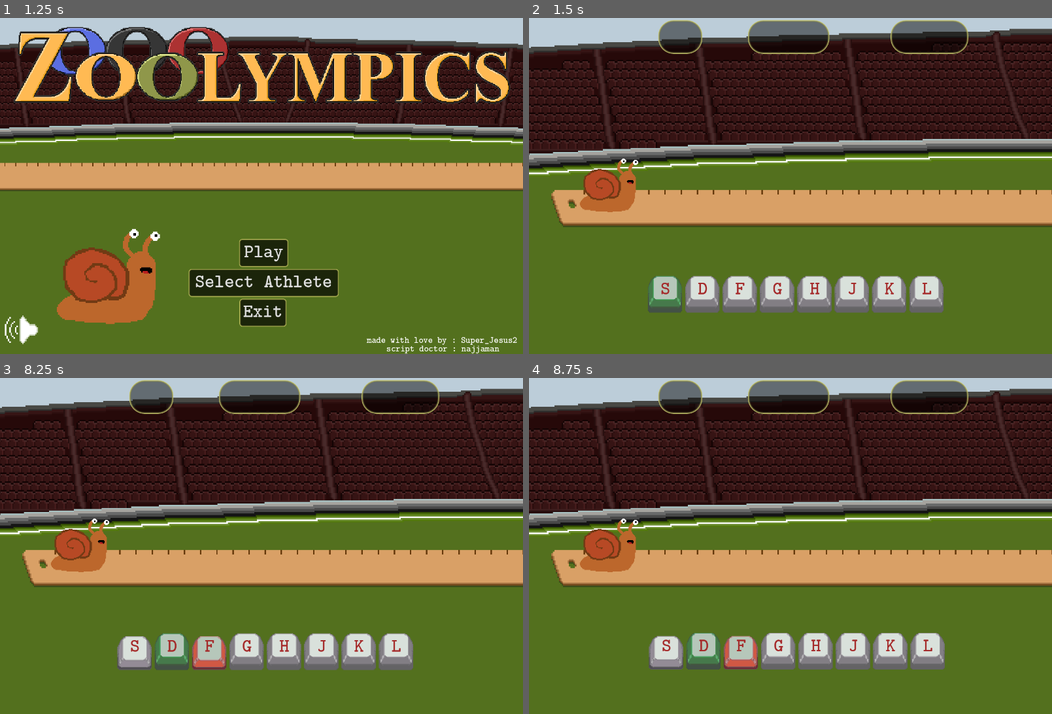
Above: before the commit, frames 1-4 (two rows, left to right).
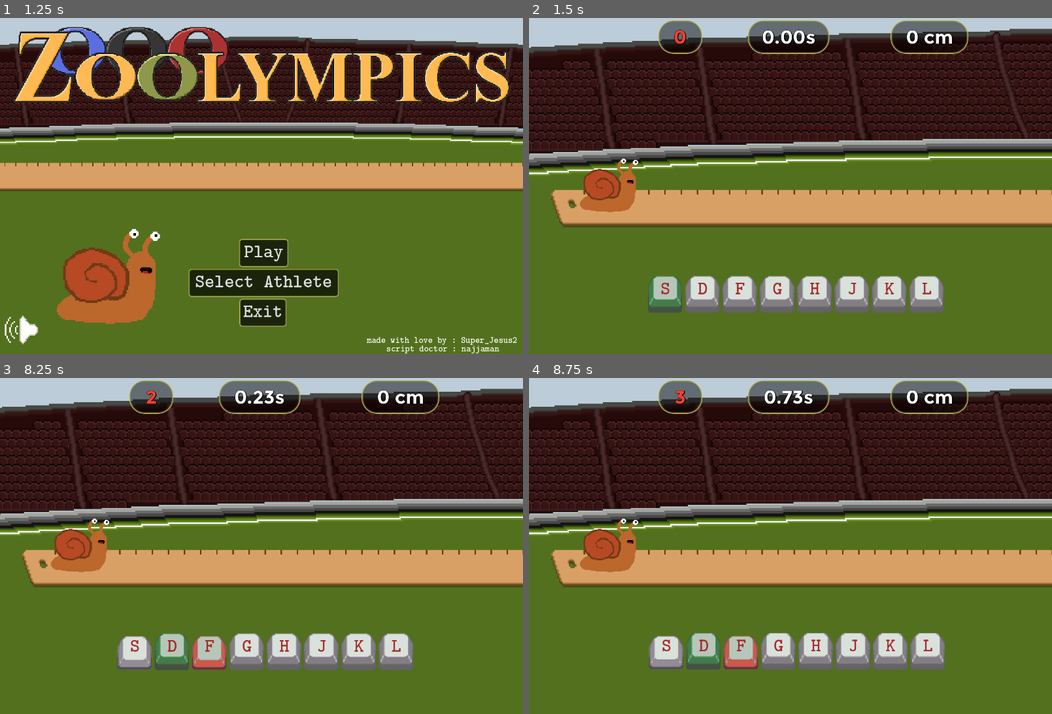
Above: after the commit, the same moments.

Repository: Superjesus2/snailrail
Game: Godot game, scene res://root.tscn
Same seed, same stepped clock (60 frames per second), same inputs: the game is played once before the commit and once after it.
Inputs (mouse positions are in pixels of both pictures, inside the frame that each line leads up to):
- Up to frame 1 (1.25 s): tap Enter at 0.5 s; move the mouse to (376, 169) at 0.52 s; hold D from 0.53 s (still down); tap E at 0.6 s
- Up to frame 2 (1.5 s): release D at 1.25 s; click "Play" at 1.25 s
- Up to frame 3 (8.25 s): click (135, 653) at 2 s; click (172, 653) at 2.75 s; click (209, 653) at 3.5 s; click (245, 653) at 4.25 s; click (287, 653) at 5 s; click (324, 653) at 5.75 s; click (360, 653) at 6.5 s; click (397, 653) at 7.25 s; tap Space at 8 s; move the mouse to (156, 562) at 8.02 s; hold S from 8.03 s (still down); tap F at 8.1 s
- Up to frame 4 (8.75 s): keep holding S; tap E at 8.3 s

Frame 1 is identical in both runs. In frame 2, 0.5% of the frame differs, in the area x 27-81%, y 3-8%; in frame 3, 0.4%; in frame 4, 0.4%.
Error before the commit: Invalid access to property or key 'visible' on a base object of type 'null instance'. (res://game.gd:99)

Commit message:
leaderboard updating
http requests are done

Diff:
--- a/godot/game.gd
+++ b/godot/game.gd
@@ -1,6 +1,4 @@
 extends Node
-
-@onready var namer_scn = preload("res://scores_name.tscn")
 
 var elapsed_time = 0
 var the_timer = 0
@@ -95,10 +93,6 @@
 		# IL FAUT QUE LES SPAWNERS EXISTENT pour le composant 'TextureButton+LABEL'
 
 func _process(_delta):
-
-	if $HUD/scores_name.visible == true :
-		%back_button.visible = false
-		%retry_button.visible = false
 
 	if has_started :
 	# L'escargot bouge :
@@ -195,11 +189,11 @@
 			the_timer = 60
 		globals.time = snapped(the_timer, 0.01)
 		%chrono_timer.text = "%.2f" % globals.time + 's'
-		%keyboard_keys.visible = false
-		%keyboard_labels.visible = false
 		scores()
 		%back_button.visible = true
 		%retry_button.visible = true
+		%keyboard_keys.visible = false
+		%keyboard_labels.visible = false
 	game_over = true
 
 func animate():
@@ -209,15 +203,14 @@
 	$player.texture = load(player_sprite[animator])
 
 func scores():
-	var namer = namer_scn.instantiate()
-	$HUD.add_child(namer)
-	globals.high_scores.append([globals.players[globals.player_selected],\
-								globals.time,\
-								globals.distance,\
-								globals.errors,\
-								globals.player_name])
-	globals.times_played += 1
-	Leaderboards.add_data()
+		globals.high_scores.append([globals.players[globals.player_selected],\
+									globals.time,\
+									globals.distance,\
+									globals.errors,\
+									globals.player_name])
+		globals.times_played += 1
+
+		Leaderboards.add_data()
 
 func validate_input(expect_key, _event):
 	expect_key.clear()
--- a/godot/globals.gd
+++ b/godot/globals.gd
@@ -1,17 +1,4 @@
 extends Node
-
-#func _ready():
-#
-#	SilentWolf.configure({
-#	"api_key": "Uabbdc8gUK1QkKJ3AkWcg4LQYghpJ8gm3lIc771n",
-#	"game_id": "Zoolympics",
-#	"log_level": 1
-#	})
-#
-#	SilentWolf.configure_scores({
-#	"open_scene_on_close": "res://scenes/MainPage.tscn"
-#	})
-
 
 var just_started = true
 var player_selected = 0
--- a/godot/leaderboards.gd
+++ b/godot/leaderboards.gd
@@ -1,24 +1,20 @@
 extends Node2D
-
-var animal_id
-var time
-var distance
-var errors
-var player_name
-
 #func _input(event):
 #	if event is InputEventKey :
-#		get_data()
+#		if event.is_pressed() and not event.is_echo():
+#			get_data()
 
+signal completed
+var my_data = {}
 var client = HTTPClient.new()
 const url_submit = 'https://docs.google.com/forms/u/0/d/e/1FAIpQLScaqMBte_LD9kXVQPi6g6JtzU_Oy-K6v5QwfYxdA_FnsT5kaw/formResponse'
 const url_data = 'https://opensheet.elk.sh/1jzWyBM9m7NbcvpASi96WRwRs93hznjuAJWtORVAtu9A/1'
 const headers = ['Content-Type: application/x-www-form-urlencoded']
 
-func submit_done(http_arg) :
-	http_arg.queue_free()
+#func http_submit(result, _response_code, _headers, body, http) :
+#	http.queue_free()
 
-func fetch_done(result, _response_code, _headers, body):
+func _on_fetched(result, _response_code, _headers, body):
 	if result != HTTPRequest.RESULT_SUCCESS:
 		print("failed to fetch sheets")
 		return
@@ -31,43 +27,21 @@
 			% [json.get_error_line(), json.get_error_message()] + \
 			"\nThe input string was:\n" + json_raw)
 		return
-	var fetched_data = json.data
-	for user in fetched_data :
-		animal_id = user['animal_id']
-		time = user['time']
-		distance = user['distance']
-		errors = user['errors']
-		player_name = user['name']
-
-	print("received data ", fetched_data)
-	print(animal_id)
-	print(time)
-
-#	var data = _body.get_string_from_utf8()
-#	data = data.replace("[","").replace("]","")
-#	data = JSON.parse_string(data)
-#	for user in data :
-#		var animal_id = user['animal_id']
-#		var time = user['time']
-#		var distance = user['distance']
-#		var errors = user['errors']
-#		var player_name = user['player_name']
-#	print(_body)
-#	print(data)
-#	print(data)
+	my_data = json.data
+	print(my_data)
+	completed.emit()
 
 func get_data() :
 	var http = HTTPRequest.new()
-#	http.request_completed.connect(func():fetch_done(url_data,_headers))
-	http.connect("request_completed", fetch_done)
+	http.request_completed.connect(_on_fetched)
 	add_child(http)
-	http.request(url_data)
-	http.queue_free()
-
+	var err = http.request(url_data,headers,HTTPClient.METHOD_GET)
+	if err :
+		http.queue_free()
 
 func add_data() :
 	var http = HTTPRequest.new()
-	http.request_completed.connect(submit_done)
+#	http.request_completed.connect(http_submit)
 	add_child(http)
 
 	var user_data = client.query_string_from_dict({
@@ -76,7 +50,7 @@
 		"entry.394589700": globals.high_scores[(globals.times_played)-1][2],
 		"entry.1681711598": globals.high_scores[(globals.times_played)-1][3],
 		"entry.1697431214": globals.high_scores[(globals.times_played)-1][4],
-
-	})
-	http.request(url_submit,headers,HTTPClient.METHOD_POST,user_data)
-	http.queue_free()
+													})
+	var err = http.request(url_submit,headers,HTTPClient.METHOD_POST,user_data)
+	if err :
+		http.queue_free()
--- a/godot/project.godot
+++ b/godot/project.godot
@@ -20,7 +20,6 @@
 globals="*res://globals.gd"
 AudioPlayer="*res://audio_player.tscn"
 Leaderboards="*res://leaderboards.gd"
-SilentWolf="*res://addons/silent_wolf/SilentWolf.gd"
 
 [display]
 
--- a/godot/scores.gd
+++ b/godot/scores.gd
@@ -1,21 +1,24 @@
 extends Node2D
 
-func _ready():
 
-	Leaderboards.get_data()
+func scoring():
 
-	$back_button.pressed.connect(func():back())
+#	print(Leaderboards.my_data)
 
-	for each in globals.high_scores :
-		var index = globals.high_scores.find(each)
+	for each in Leaderboards.my_data :
+		var index = Leaderboards.my_data.find(each)
 		var score_liner = HBoxContainer.new()
 		score_liner.alignment = BoxContainer.ALIGNMENT_CENTER
 		score_liner.size_flags_horizontal = Control.SIZE_SHRINK_CENTER | Control.SIZE_EXPAND_FILL
-		score_liner.name = 'score_liner'
+		score_liner.size_flags_vertical = Control.SIZE_SHRINK_CENTER | Control.SIZE_EXPAND_FILL
+		var best_name = Label.new()
+		best_name.size_flags_horizontal = Control.SIZE_SHRINK_CENTER | Control.SIZE_EXPAND_FILL
+		best_name.size_flags_vertical = Control.SIZE_SHRINK_CENTER | Control.SIZE_EXPAND_FILL
+		best_name.horizontal_alignment = HORIZONTAL_ALIGNMENT_CENTER
+		best_name.vertical_alignment = VERTICAL_ALIGNMENT_CENTER
 		var best_player = TextureRect.new()
-#		best_player.size_flags_horizontal = Control.SIZE_SHRINK_CENTER | Control.SIZE_EXPAND_FILL
-#		best_player.size_flags_vertical = Control.SIZE_SHRINK_CENTER | Control.SIZE_EXPAND_FILL
-#		best_player.horizontal_alignment = HORIZONTAL_ALIGNMENT_CENTER
+		best_player.size_flags_horizontal = Control.SIZE_SHRINK_CENTER | Control.SIZE_EXPAND_FILL
+		best_player.size_flags_vertical = Control.SIZE_SHRINK_CENTER | Control.SIZE_EXPAND_FILL
 		var best_time = Label.new()
 		best_time.size_flags_horizontal = Control.SIZE_SHRINK_CENTER | Control.SIZE_EXPAND_FILL
 		best_time.size_flags_vertical = Control.SIZE_SHRINK_CENTER | Control.SIZE_EXPAND_FILL
@@ -35,33 +38,98 @@
 		$scroller/lines.size_flags_horizontal = Control.SIZE_SHRINK_CENTER | Control.SIZE_EXPAND_FILL
 		$scroller/lines.size_flags_vertical = Control.SIZE_SHRINK_CENTER | Control.SIZE_EXPAND_FILL
 		score_liner.custom_minimum_size = Vector2(1000,90)
+		score_liner.add_child(best_name)
 		score_liner.add_child(best_player)
 		score_liner.add_child(best_time)
 		score_liner.add_child(best_distance)
 		score_liner.add_child(best_error)
-		var cur_animal_id = globals.high_scores[index][0]
-		var cur_animal = globals.animals[cur_animal_id]
-		var player_sprite = cur_animal["sprite"]
-		if cur_animal_id == "elephant" :
+		var player_sprite = Leaderboards.my_data[index]['animal_id']
+		print(player_sprite)
+		if player_sprite == "elephant" :
 			best_player.clip_contents = true
 			best_player.size.x = 240
 			best_player.custom_minimum_size = Vector2(240,192)
 			best_player.expand_mode = TextureRect.EXPAND_IGNORE_SIZE
-		best_player.texture = load(player_sprite[0])
-		best_time.text = str(globals.high_scores[index][1]) + 's'
-		best_distance.text = str(globals.high_scores[index][2]) + 'cm'
-		best_error.text = str(globals.high_scores[index][3])
-		if globals.high_scores[index][3] == 0 :
+		best_player.texture = load(globals.animals[player_sprite]['sprite'][0])
+		best_name.text = Leaderboards.my_data[index]['name']
+		best_time.text = str(Leaderboards.my_data[index]['time']) + 's'
+		best_distance.text = str(Leaderboards.my_data[index]['distance']) + 'cm'
+		best_error.text = str(Leaderboards.my_data[index]['errors'])
+		if int(Leaderboards.my_data[index]['errors']) == 0 :
 			best_error.modulate = Color.PALE_GREEN
-		elif globals.high_scores[index][3] > 0 and globals.high_scores[index][3] < 60 :
-			var hue_error = remap((globals.high_scores[index][3]), 1, 60, 0.12, 0)
+		elif int(Leaderboards.my_data[index]['errors']) > 0 and int(Leaderboards.my_data[index]['errors']) < 60 :
+			var hue_error = remap((int(Leaderboards.my_data[index]['errors'])), 1, 60, 0.12, 0)
 			best_error.modulate = Color.from_hsv(hue_error,1,1)
-		elif globals.high_scores[index][3] > 60 :
+		elif int(Leaderboards.my_data[index]['errors']) > 60 :
 			best_error.modulate = Color.CRIMSON
-		var hue_distance = remap((globals.high_scores[index][2]), 0, 30, 0, 0.39)
+		var hue_distance = remap((float(Leaderboards.my_data[index]['distance'])), 0, 30, 0, 0.39)
 		best_distance.modulate = Color.from_hsv(hue_distance,1,1)
-		var hue_time = remap((globals.high_scores[index][1]), 0, 60, 0.45, 0)
+		var hue_time = remap((float(Leaderboards.my_data[index]['time'])), 0, 60, 0.45, 0)
 		best_time.modulate = Color.from_hsv(hue_time,1,1)
+
+
+func _ready():
+
+	Leaderboards.completed.connect(func():scoring())
+	Leaderboards.get_data()
+	$back_button.pressed.connect(func():back())
+
+#	for each in globals.high_scores :
+#		var index = globals.high_scores.find(each)
+#		var score_liner = HBoxContainer.new()
+#		score_liner.alignment = BoxContainer.ALIGNMENT_CENTER
+#		score_liner.size_flags_horizontal = Control.SIZE_SHRINK_CENTER | Control.SIZE_EXPAND_FILL
+#		score_liner.name = 'score_liner'
+#		var best_player = TextureRect.new()
+##		best_player.size_flags_horizontal = Control.SIZE_SHRINK_CENTER | Control.SIZE_EXPAND_FILL
+##		best_player.size_flags_vertical = Control.SIZE_SHRINK_CENTER | Control.SIZE_EXPAND_FILL
+##		best_player.horizontal_alignment = HORIZONTAL_ALIGNMENT_CENTER
+#		var best_time = Label.new()
+#		best_time.size_flags_horizontal = Control.SIZE_SHRINK_CENTER | Control.SIZE_EXPAND_FILL
+#		best_time.size_flags_vertical = Control.SIZE_SHRINK_CENTER | Control.SIZE_EXPAND_FILL
+#		best_time.horizontal_alignment = HORIZONTAL_ALIGNMENT_CENTER
+#		best_time.vertical_alignment = VERTICAL_ALIGNMENT_CENTER
+#		var best_distance = Label.new()
+#		best_distance.size_flags_horizontal = Control.SIZE_SHRINK_CENTER | Control.SIZE_EXPAND_FILL
+#		best_distance.size_flags_vertical = Control.SIZE_SHRINK_CENTER | Control.SIZE_EXPAND_FILL
+#		best_distance.horizontal_alignment = HORIZONTAL_ALIGNMENT_CENTER
+#		best_distance.vertical_alignment = VERTICAL_ALIGNMENT_CENTER
+#		var best_error = Label.new()
+#		best_error.size_flags_horizontal = Control.SIZE_SHRINK_CENTER | Control.SIZE_EXPAND_FILL
+#		best_error.size_flags_vertical = Control.SIZE_SHRINK_CENTER | Control.SIZE_EXPAND_FILL
+#		best_error.horizontal_alignment = HORIZONTAL_ALIGNMENT_CENTER
+#		best_error.vertical_alignment = VERTICAL_ALIGNMENT_CENTER
+#		$scroller/lines.add_child(score_liner)
+#		$scroller/lines.size_flags_horizontal = Control.SIZE_SHRINK_CENTER | Control.SIZE_EXPAND_FILL
+#		$scroller/lines.size_flags_vertical = Control.SIZE_SHRINK_CENTER | Control.SIZE_EXPAND_FILL
+#		score_liner.custom_minimum_size = Vector2(1000,90)
+#		score_liner.add_child(best_player)
+#		score_liner.add_child(best_time)
+#		score_liner.add_child(best_distance)
+#		score_liner.add_child(best_error)
+#		var cur_animal_id = globals.high_scores[index][0]
+#		var cur_animal = globals.animals[cur_animal_id]
+#		var player_sprite = cur_animal["sprite"]
+#		if cur_animal_id == "elephant" :
+#			best_player.clip_contents = true
+#			best_player.size.x = 240
+#			best_player.custom_minimum_size = Vector2(240,192)
+#			best_player.expand_mode = TextureRect.EXPAND_IGNORE_SIZE
+#		best_player.texture = load(player_sprite[0])
+#		best_time.text = str(globals.high_scores[index][1]) + 's'
+#		best_distance.text = str(globals.high_scores[index][2]) + 'cm'
+#		best_error.text = str(globals.high_scores[index][3])
+#		if globals.high_scores[index][3] == 0 :
+#			best_error.modulate = Color.PALE_GREEN
+#		elif globals.high_scores[index][3] > 0 and globals.high_scores[index][3] < 60 :
+#			var hue_error = remap((globals.high_scores[index][3]), 1, 60, 0.12, 0)
+#			best_error.modulate = Color.from_hsv(hue_error,1,1)
+#		elif globals.high_scores[index][3] > 60 :
+#			best_error.modulate = Color.CRIMSON
+#		var hue_distance = remap((globals.high_scores[index][2]), 0, 30, 0, 0.39)
+#		best_distance.modulate = Color.from_hsv(hue_distance,1,1)
+#		var hue_time = remap((globals.high_scores[index][1]), 0, 60, 0.45, 0)
+#		best_time.modulate = Color.from_hsv(hue_time,1,1)
 
 func back():
 	get_tree().change_scene_to_file("res://root.tscn")
--- a/godot/scores.tscn
+++ b/godot/scores.tscn
@@ -38,6 +38,8 @@
 offset_bottom = 727.0
 size_flags_stretch_ratio = 2.69
 theme_override_styles/panel = SubResource("StyleBoxFlat_lbdgs")
+follow_focus = true
+vertical_scroll_mode = 2
 
 [node name="lines" type="VBoxContainer" parent="scroller"]
 layout_mode = 2
@@ -48,6 +50,7 @@
 
 [node name="score_liner dummy" type="HBoxContainer" parent="scroller/lines"]
 unique_name_in_owner = true
+visible = false
 layout_mode = 2
 alignment = 1
 
@@ -59,6 +62,6 @@
 [node name="TextureRect" type="TextureRect" parent="scroller/lines/score_liner dummy"]
 visible = false
 layout_mode = 2
-size_flags_horizontal = 8
+size_flags_horizontal = 3
 texture = ExtResource("3_cpqqx")
 expand_mode = 1
--- a/godot/scores_name.tscn
+++ b/godot/scores_name.tscn
@@ -11,21 +11,21 @@
 grow_vertical = 2
 script = ExtResource("1_sdvyq")
 
-[node name="namer" type="LineEdit" parent="."]
+[node name="name_in" type="LineEdit" parent="."]
 layout_mode = 0
-offset_left = 632.0
-offset_top = 464.0
-offset_right = 776.0
-offset_bottom = 539.0
-placeholder_text = "AAAAA"
+offset_left = 608.0
+offset_top = 416.0
+offset_right = 800.0
+offset_bottom = 491.0
+placeholder_text = "AAAAAA"
 alignment = 1
-max_length = 5
+max_length = 6
 expand_to_text_length = true
 
 [node name="sub_button" type="Button" parent="."]
 layout_mode = 0
 offset_left = 616.0
-offset_top = 576.0
+offset_top = 504.0
 offset_right = 792.0
-offset_bottom = 651.0
+offset_bottom = 579.0
 text = "Submit"
